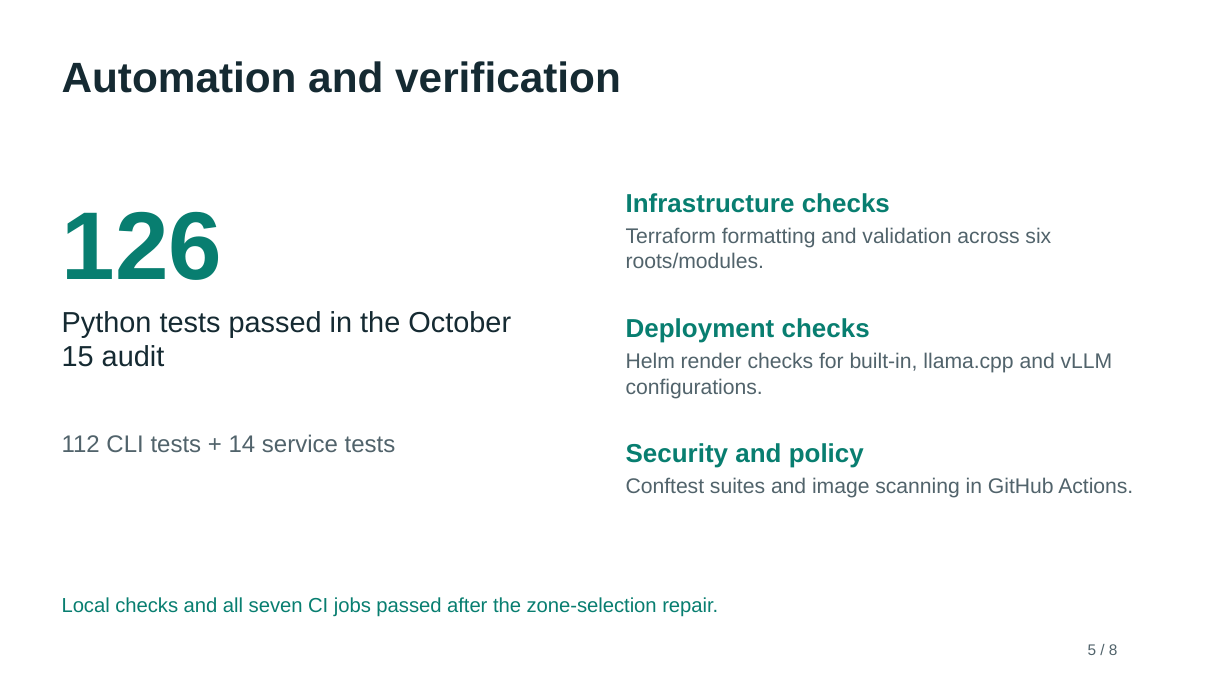
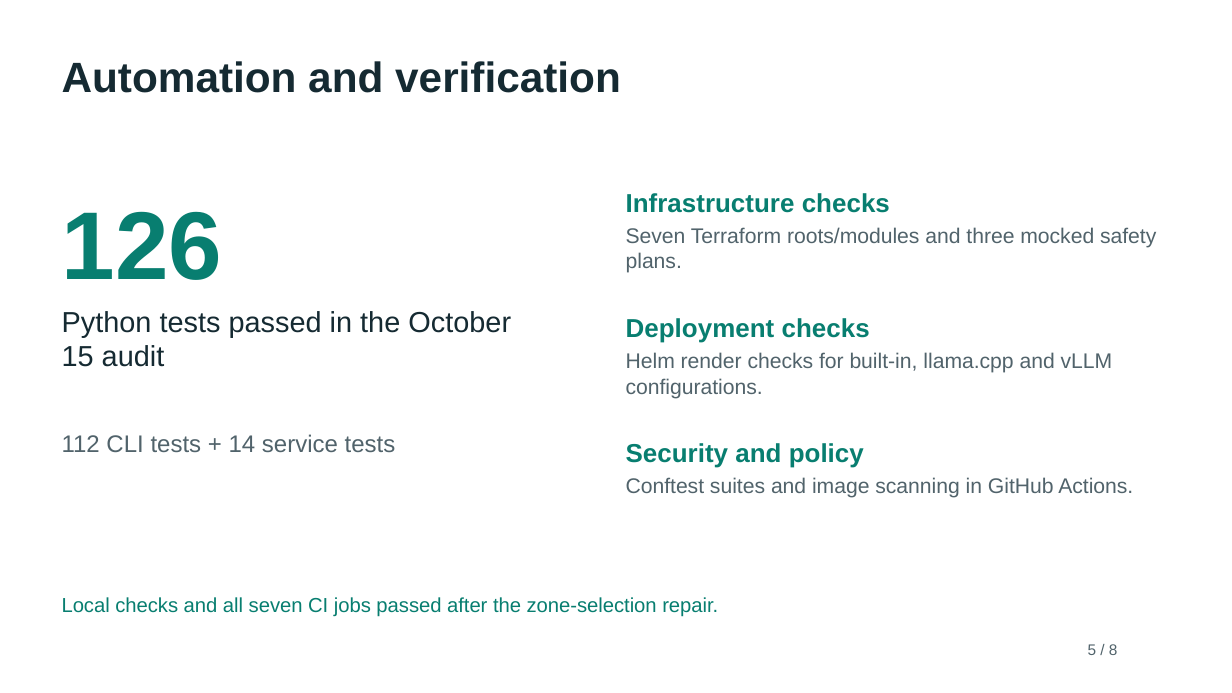
Before and after one commit to johncobio/aiplatform, a slide deck: slide 5 of docs/midpoint/GroupUNKNOWN-aiplatform.pptx. Drawn at 1232x693 pixels with LibreOffice and Linux fonts; fonts in the diff are those of the drawing. Boxes give left, top, right and bottom in pixels: in the first picture for what was removed or moved away, otherwise in the second. Text is boxed around its words. In the diff, an @@ line names an element or a change of style, - is before the commit and + after.

```diff
--- a/docs/midpoint/GroupUNKNOWN-aiplatform.pptx
+++ b/docs/midpoint/GroupUNKNOWN-aiplatform.pptx
@@ text at box(626, 227, 1156, 273): text changed @@
-Terraform formatting and validation across six roots/modules.
+Seven Terraform roots/modules and three mocked safety plans.
```
Also in this commit, not shown: 2 other slides changed, 13 other files.
